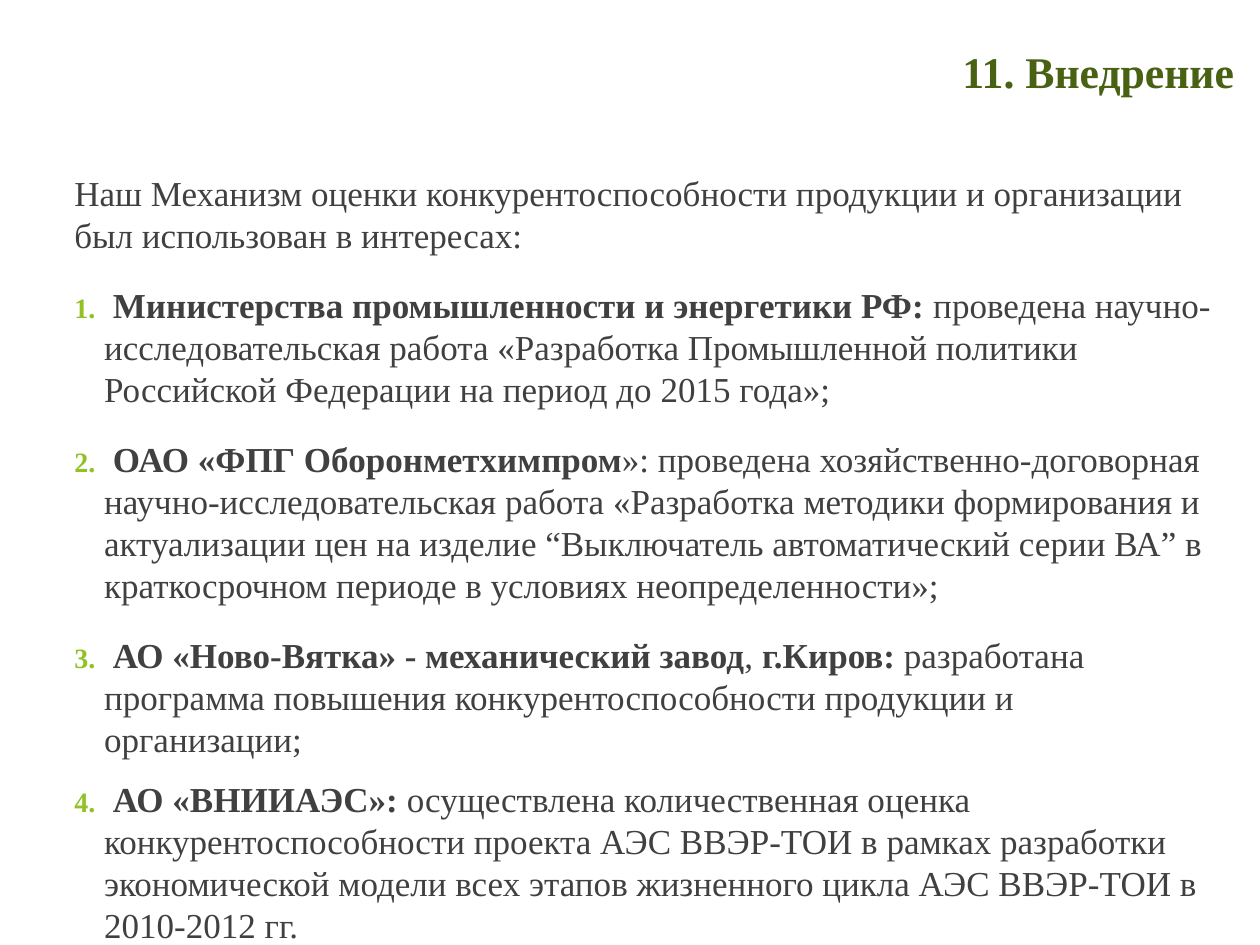
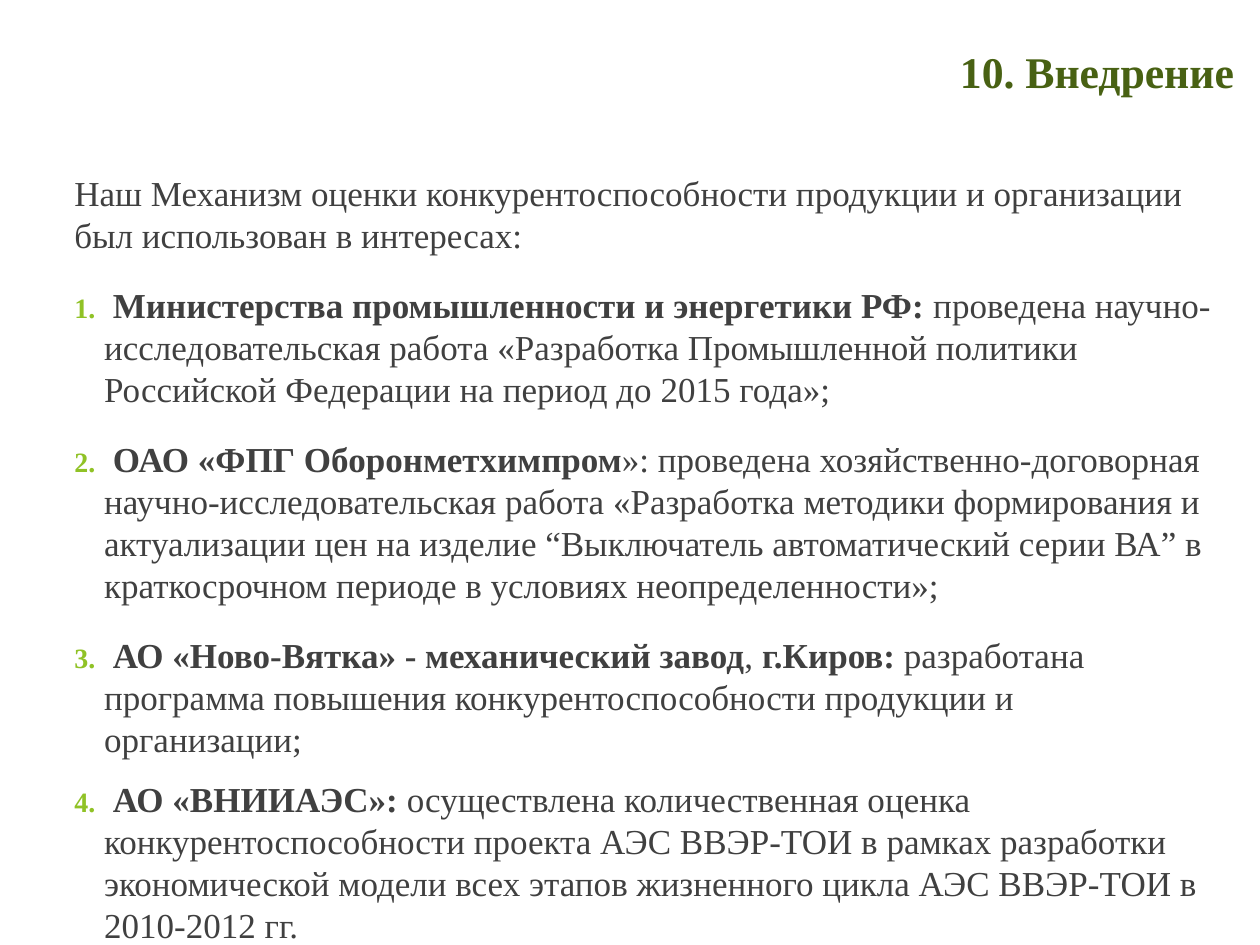
Before and after one commit to ocmsystem/ocmsystem.github.io, a slide deck: slide 13 of files/presentations/Presentation_OCMSystem_RU.ppt (slide 14 before the commit). Drawn at 1260x945 pixels with LibreOffice and Linux fonts; fonts in the diff are those of the drawing; background and template pictures are left out. Boxes give left, top, right and bottom in pixels: in the first picture for what was removed or moved away, otherwise in the second. Text is boxed around its words. In the diff, an @@ line names an element or a change of style, - is before the commit and + after.

Commit message:
Update russian presentation and main page text

```diff
--- a/files/presentations/Presentation_OCMSystem_RU.ppt
+++ b/files/presentations/Presentation_OCMSystem_RU.ppt
@@ text at [960, 59, 1234, 97]: text changed @@
-11. Внедрение
+10. Внедрение
```
Also in this commit, not shown: 4 other slides changed, 1 slide added, 2 slides removed, 1 other file.
